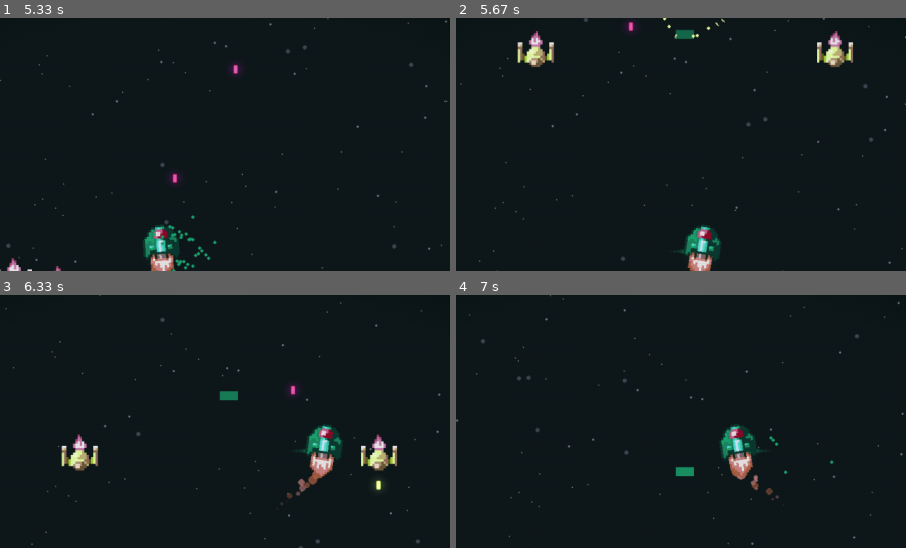
Above: before the commit, frames 1-4 (two rows, left to right).
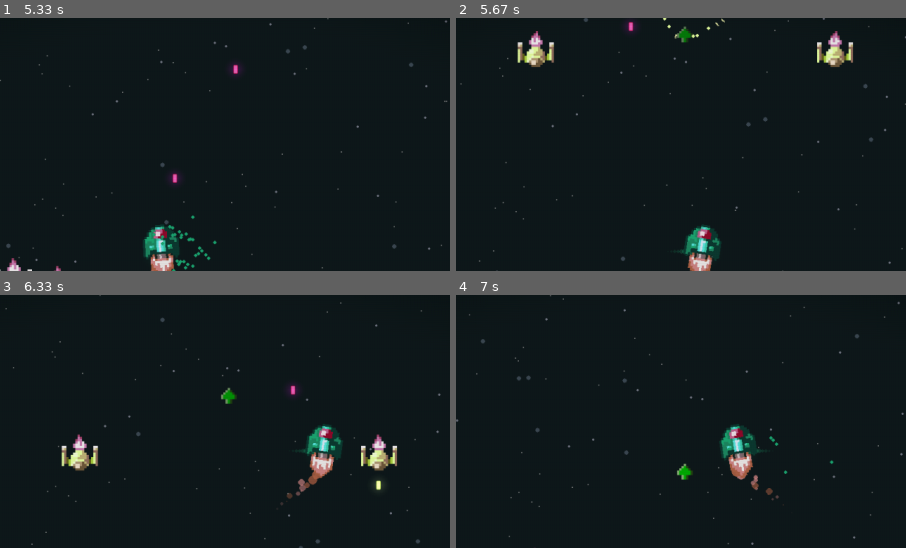
Above: after the commit, the same moments.

Repository: g-brrzzn/shootemup-Pygame
Game: pygame game, started from Game.py
Same seed, same stepped clock (60 frames per second), same inputs: the game is played once before the commit and once after it.
Inputs:
- Up to frame 1 (5.33 s): tap Enter at 0.33 s; tap Space at 0.67, 1.07, 1.37, 1.57, 1.87, 2.07, 2.37, 2.63, 2.97, 3.27, 3.4, 3.8, 4.1, 4.47, 4.87, 5.17 s; hold Up 1-1.47 s; hold Right 1.5-1.97 s; hold Left 2-2.53 s; hold Down 2.57-2.87 s; hold Left 2.9-3.3 s; hold Up 3.33-3.7 s; hold Right 3.73-4.37 s; hold Down 4.4-4.77 s; hold Left 4.8-5.27 s; hold Right from 5.3 s (still down)
- Up to frame 2 (5.67 s): keep holding Right; tap Space at 5.37 s
- Up to frame 3 (6.33 s): tap Space at 5.67, 5.87, 6.2 s; release Right at 5.77 s; hold Up 5.8-6.1 s; hold Right from 6.13 s (still down)
- Up to frame 4 (7 s): tap Space at 6.5, 6.7 s; release Right at 6.6 s; hold Left from 6.63 s (still down)
The pictures show only the part of the screen within x 26-76%, y 12-62%; the shares and areas given below are measured in that part.

Frame 1 is identical in both runs. In frame 2, 0.2% of the frame differs, in the area x 48-53%, y 3-10%; in frame 3, 0.2%; in frame 4, 0.2%, in the area x 48-53%, y 66-74%.

Commit message:
Added sprites to powerups
Added 9x9 sprites for health and weapon powerups instead of the previous boxes.

Diff:
--- a/assets/AssetManager.py
+++ b/assets/AssetManager.py
@@ -40,6 +40,10 @@
         # Boss
         self.images['boss_1_1'] = self._load_sprite(os.path.join('sprites', 'enemies', 'boss_1', 'boss_1_1.png'), scale=scale_factor * 2, flip_y=True)
         self.images['boss_1_2'] = self._load_sprite(os.path.join('sprites', 'enemies', 'boss_1', 'boss_1_2.png'), scale=scale_factor * 2, flip_y=True)
+
+        # Power-ups
+        self.images['life_powerup'] = self._load_sprite(os.path.join('sprites', 'powerups', 'life_powerup.png'), scale=scale_factor)
+        self.images['weapon_powerup'] = self._load_sprite(os.path.join('sprites', 'powerups', 'weapon_powerup.png'), scale=scale_factor)
 
         # Other
         self.images["icon"] = self._load_sprite(
--- a/classes/Enemy.py
+++ b/classes/Enemy.py
@@ -63,10 +63,9 @@
             g_engine.score += self.score_value
             roll = randint(0, 100)
             if roll < 10:
-                PowerUp(self.rect.center, 'life', (200, 50, 50), g_engine.powerups, g_engine.all_sprites)
+                PowerUp(self.rect.center, 'life', g_engine.powerups, g_engine.all_sprites)
             elif roll < 15 and g_engine.player.getPowerLevel() < 3:
-                from constants.global_var import PLAYER_COLOR_GREEN
-                PowerUp(self.rect.center, 'weapon', PLAYER_COLOR_GREEN, g_engine.powerups, g_engine.all_sprites)
+                PowerUp(self.rect.center, 'weapon', g_engine.powerups, g_engine.all_sprites)
 
             self.kill()
         else:
--- a/classes/PowerUp.py
+++ b/classes/PowerUp.py
@@ -2,13 +2,21 @@
 import math
 from constants.global_var import config
 
+from game_engine import g_engine
+
 class PowerUp(pygame.sprite.Sprite):
-    def __init__(self, pos, p_type, color, *groups):
+    def __init__(self, pos, p_type, *groups):
         super().__init__(*groups)
 
         self.p_type = p_type
         self.image = pygame.Surface((32, 16))
-        self.image.fill(color)
+        if p_type == 'life':
+            img = g_engine.assets.images['life_powerup']
+        elif p_type == 'weapon':
+            img = g_engine.assets.images['weapon_powerup']
+        else:
+            img = self.image.fill((255, 255, 255)) # Default white if type is unknown
+        self.image = img
         self.rect = self.image.get_rect(center=pos)
         self.speed = 3
 
Binary file added: assets/sprites/powerups/life_powerup.png
Binary file added: assets/sprites/powerups/weapon_powerup.png
